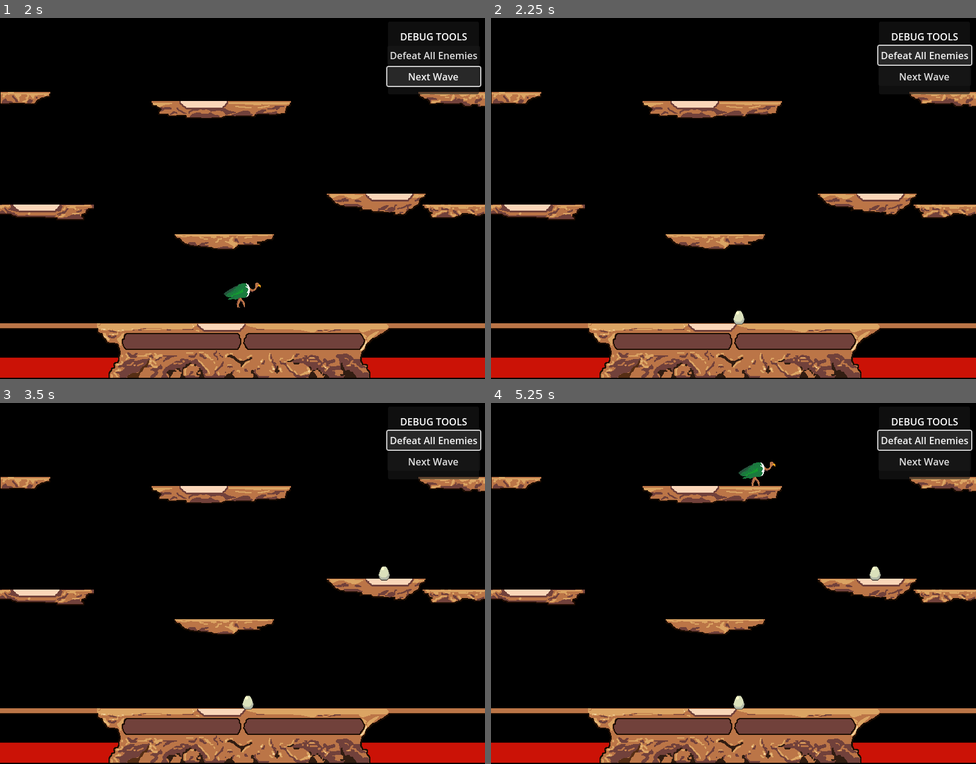
Above: before the commit, frames 1-4 (two rows, left to right).
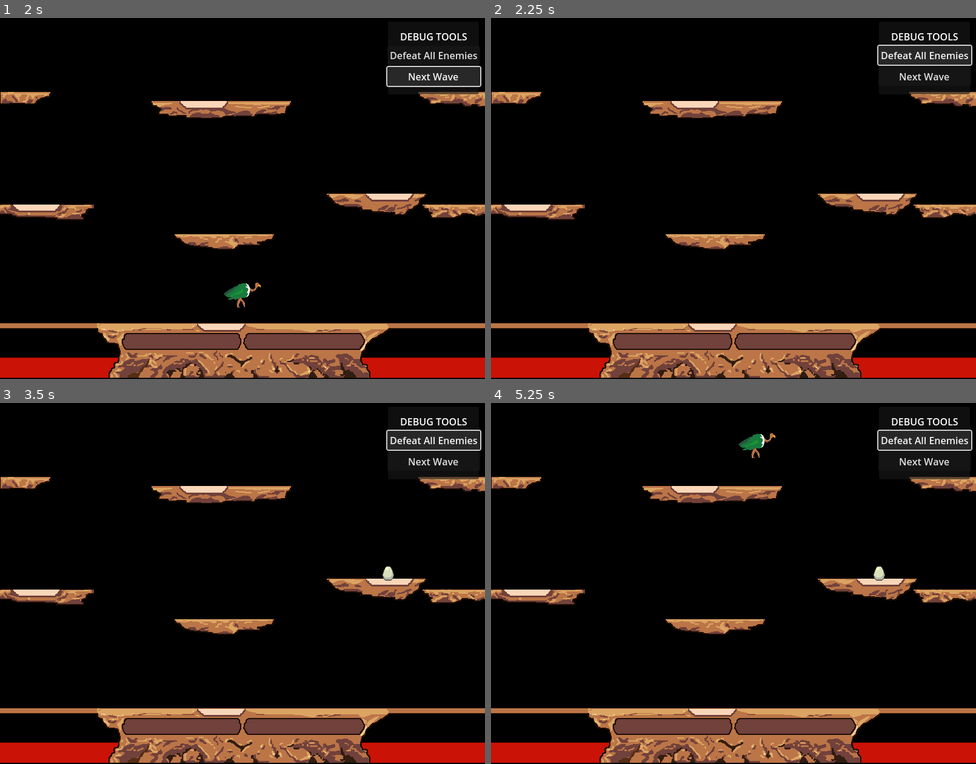
Above: after the commit, the same moments.

Repository: Tartelati/Jousting
Game: Godot game, scene res://scenes/levels/level_base.tscn
The game is run twice, just before and just after one commit, with the same random seed, the same clock (stepped at 60 frames per second) and the same inputs. This scene is started directly instead of the project's main scene. Sound files missing from this copy of the repository are replaced by a short silence.
Inputs:
- Up to frame 1 (2 s): click "Next Wave" at 0.5 s; click "Next Wave" at 1.25 s
- Up to frame 2 (2.25 s): click "Defeat All Enemies" at 2 s
- Up to frame 3 (3.5 s): tap Enter (start_game) at 2.75 s; hold Right (move_right) from 2.78 s (still down); tap A (p2_move_left) at 2.85 s; tap Space (flap) at 3.02, 3.32 s
- Up to frame 4 (5.25 s): tap D (p2_move_right) at 3.6 s; tap Space (flap) at 3.77, 4.07 s; tap Enter (start_game) at 4.25 s; release Right (move_right) at 4.28 s; hold Left (move_left) 4.28-5.03 s; hold Enter (start_game) 4.28-5.03 s; hold Right (move_right) from 5.03 s (still down); tap A (p2_move_left) at 5.1 s

Frame 1 is identical in both runs. In frame 2, less than 0.1% of the frame differs, in the area x 50-53%, y 81-85%; in frame 3, 0.2%; in frame 4, 0.6%, in the area x 50-82%, y 8-85%.

Commit message:
bounce on defeat. EnemyBody now root node in enemy_base scene

Diff:
--- a/scenes/entities/enemy_base.tscn
+++ b/scenes/entities/enemy_base.tscn
@@ -19,62 +19,60 @@
 [sub_resource type="RectangleShape2D" id="RectangleShape2D_xadvl"]
 size = Vector2(34, 13)
 
-[node name="EnemyBase3" type="Node2D"]
-
-[node name="EnemyBody" type="CharacterBody2D" parent="."]
+[node name="EnemyBody" type="CharacterBody2D"]
 collision_layer = 4
 collision_mask = 7
 script = ExtResource("1_ltmif")
 
-[node name="EnemySprite" type="Sprite2D" parent="EnemyBody"]
+[node name="EnemySprite" type="Sprite2D" parent="."]
 texture_filter = 1
 texture = ExtResource("2_1odx1")
 
-[node name="CollisionShape2D" type="CollisionShape2D" parent="EnemyBody"]
+[node name="CollisionShape2D" type="CollisionShape2D" parent="."]
 position = Vector2(0, 11)
 shape = SubResource("CircleShape2D_ltmif")
 
-[node name="CombatArea" type="Area2D" parent="EnemyBody"]
+[node name="CombatArea" type="Area2D" parent="."]
 
-[node name="CollisionShape2D" type="CollisionShape2D" parent="EnemyBody/CombatArea"]
+[node name="CollisionShape2D" type="CollisionShape2D" parent="CombatArea"]
 position = Vector2(3.8125, 9)
 shape = SubResource("RectangleShape2D_1odx1")
 debug_color = Color(0.785444, 0.325868, 0.726191, 0.42)
 
-[node name="HatchTimer" type="Timer" parent="EnemyBody"]
+[node name="HatchTimer" type="Timer" parent="."]
 wait_time = 5.0
 one_shot = true
 
-[node name="FlapSound" type="AudioStreamPlayer2D" parent="EnemyBody"]
+[node name="FlapSound" type="AudioStreamPlayer2D" parent="."]
 stream = ExtResource("3_1odx1")
 
-[node name="CollisionSound" type="AudioStreamPlayer2D" parent="EnemyBody"]
+[node name="CollisionSound" type="AudioStreamPlayer2D" parent="."]
 stream = ExtResource("4_xadvl")
 
-[node name="DeathSound" type="AudioStreamPlayer2D" parent="EnemyBody"]
+[node name="DeathSound" type="AudioStreamPlayer2D" parent="."]
 stream = ExtResource("5_m6p80")
 
-[node name="EggArea" type="Area2D" parent="EnemyBody"]
+[node name="EggArea" type="Area2D" parent="."]
 collision_layer = 16
 
-[node name="CollisionShape2D" type="CollisionShape2D" parent="EnemyBody/EggArea"]
+[node name="CollisionShape2D" type="CollisionShape2D" parent="EggArea"]
 position = Vector2(1, 21)
 shape = SubResource("CapsuleShape2D_dtjhs")
 debug_color = Color(0.631305, 0.516451, 0.327184, 0.42)
 
-[node name="EggSprite" type="Sprite2D" parent="EnemyBody"]
+[node name="EggSprite" type="Sprite2D" parent="."]
 visible = false
 position = Vector2(1, 22)
 texture = ExtResource("3_qag7e")
 
-[node name="VulnerableArea" type="Area2D" parent="EnemyBody"]
+[node name="VulnerableArea" type="Area2D" parent="."]
 collision_layer = 64
 collision_mask = 32
 
-[node name="CollisionShape2D" type="CollisionShape2D" parent="EnemyBody/VulnerableArea"]
+[node name="CollisionShape2D" type="CollisionShape2D" parent="VulnerableArea"]
 position = Vector2(1, -7.5)
 shape = SubResource("RectangleShape2D_xadvl")
 
-[connection signal="area_entered" from="EnemyBody/CombatArea" to="EnemyBody" method="_on_combat_area_area_entered"]
-[connection signal="body_entered" from="EnemyBody/EggArea" to="EnemyBody" method="_on_egg_area_body_entered"]
-[connection signal="area_entered" from="EnemyBody/VulnerableArea" to="EnemyBody" method="_on_vulnerable_area_area_entered"]
+[connection signal="area_entered" from="CombatArea" to="." method="_on_combat_area_area_entered"]
+[connection signal="body_entered" from="EggArea" to="." method="_on_egg_area_body_entered"]
+[connection signal="area_entered" from="VulnerableArea" to="." method="_on_vulnerable_area_area_entered"]
--- a/scenes/entities/player.tscn
+++ b/scenes/entities/player.tscn
@@ -186,7 +186,7 @@
 texture_filter = 1
 sprite_frames = SubResource("SpriteFrames_ss7kx")
 animation = &"P1_Walk"
-frame_progress = 0.511841
+frame_progress = 0.763886
 metadata/_aseprite_wizard_interface_config_ = {
 "animation_section": true,
 "layer_section": false,
--- a/scripts/entities/enemy_base.gd
+++ b/scripts/entities/enemy_base.gd
@@ -255,6 +255,7 @@
 	if egg_area:
 		egg_area.monitoring = true
 		egg_area.monitorable = true
+		vulnerable_area.monitoring = false
 
 	# Manual overlap check might be redundant if signal connection works, but keep for now
 	# for area in egg_area.get_overlapping_areas():
@@ -335,6 +336,7 @@
 		if player and player.is_in_group("players"):
 			# Player successfully stomped this enemy
 			defeat() # Call the existing defeat logic
+			player.velocity.y = player.joust_bounce_velocity
 
 func _on_hatch_timer_timeout():
 	if current_state != State.HATCHING: return # Only hatch if in hatching state
--- a/scripts/entities/player.gd
+++ b/scripts/entities/player.gd
@@ -21,7 +21,7 @@
 @export var brake_duration_per_level : float = 20.0 / 60.0 # ~20 frames at 60fps
 
 @export_group("Collision")
-@export var joust_bounce_velocity: float = -150.0 # Bounce after winning joust
+@export var joust_bounce_velocity: float = -250.0 # Bounce after winning joust
 @export var side_collision_bounce_x: float = 200.0 # Horizontal bounce velocity on side collision
 @export var side_collision_bounce_y: float = -100.0 # Vertical bounce velocity on side collision
 @export var collision_y_threshold: float = 10.0 # Y-velocity difference threshold for joust win/loss
@@ -89,7 +89,6 @@
 			hold_change_timer = hold_change_interval # Reset hold timer
 		State.FLYING:
 			play_flying_audio()
-			#animated_sprite.play("Fly")
 			animated_sprite.play("P%d_Fly" % player_index)
 			hold_change_timer = hold_change_interval # Reset hold timer
 		State.BRAKING:
--- a/scripts/managers/wave_manager.gd
+++ b/scripts/managers/wave_manager.gd
@@ -252,19 +252,16 @@
 			continue # Skip if not a marker
 
 		# Instantiate the enemy_base scene
-		var enemy_instance = enemy_basic_scene.instantiate()
-		if enemy_instance:
-			# Access the EnemyBody node
-			var enemy_body = enemy_instance.get_node("EnemyBody")
-			if enemy_body:
-				enemy_instance.global_position = random_marker.global_position # Set position of the egg
-				get_parent().add_child(enemy_instance) # Add egg to the level
-				enemy_body.call_deferred("defeat", false)
-				print("[DEBUG] Set enemy state to EGG for: %s" % enemy_instance.name)
-			else:
-				print("[ERROR] Could not set EGG state for: %s" % enemy_instance.name)
-			#
-			print("[DEBUG WaveManager _start_egg_wave] Added egg instance: %s to group 'enemies' at %s" % [enemy_instance.name, enemy_instance.global_position]) # DEBUG Updated
+		var enemy_body = enemy_basic_scene.instantiate()
+		if enemy_body:
+			enemy_body.global_position = random_marker.global_position # Set position of the egg
+			get_parent().add_child(enemy_body) # Add egg to the level
+			enemy_body.call_deferred("defeat", false)
+			print("[DEBUG] Set enemy state to EGG for: %s" % enemy_body.name)
+		else:
+			print("[ERROR] Could not set EGG state for: %s" % enemy_body.name)
+		#
+		print("[DEBUG WaveManager _start_egg_wave] Added egg instance: %s to group 'enemies' at %s" % [enemy_body.name, enemy_body.global_position]) # DEBUG Updated
 
 func wave_finished():
 	wave_in_progress = false
